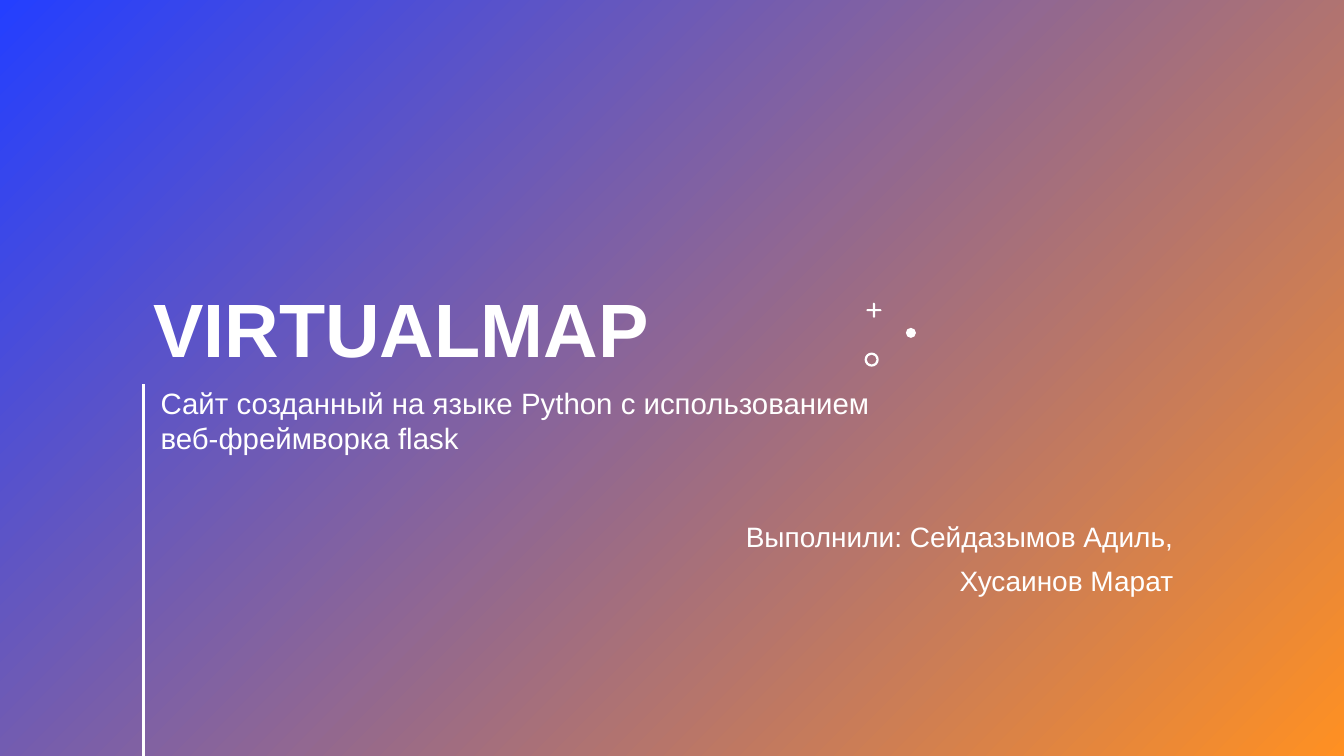
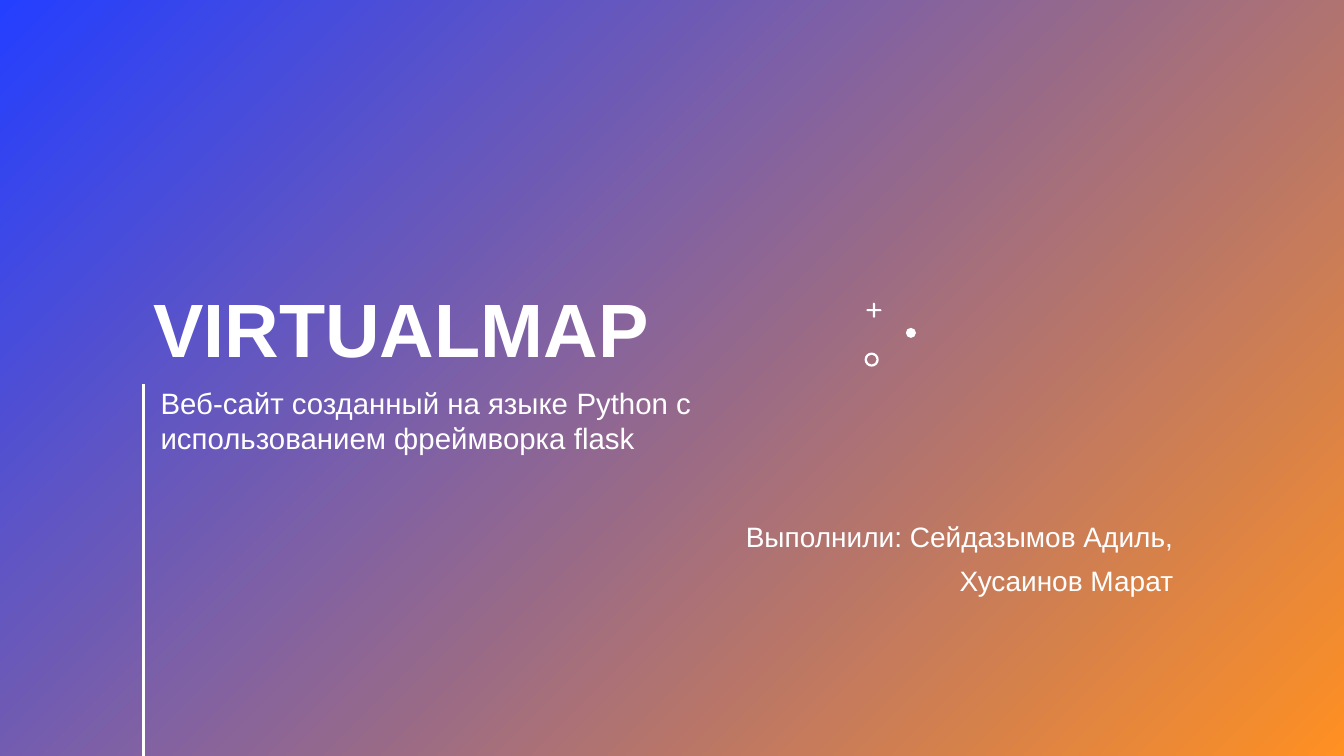
Before and after one commit to Dzhuks/virtualmap, a slide deck: slide 1 of documentation/VirtualMap.pptx. Drawn at 1344x756 pixels with LibreOffice and Linux fonts; fonts in the diff are those of the drawing. Boxes give left, top, right and bottom in pixels: in the first picture for what was removed or moved away, otherwise in the second. Text is boxed around its words. In the diff, an @@ line names an element or a change of style, - is before the commit and + after.

```diff
--- a/documentation/VirtualMap.pptx
+++ b/documentation/VirtualMap.pptx
@@ text at (161,392,691,455): text changed @@
-Сайт созданный на языке Python с использованием веб-фреймворка flask
+Веб-сайт созданный на языке Python с использованием фреймворка flask
```
Also in this commit, not shown: 1 other slide changed.
